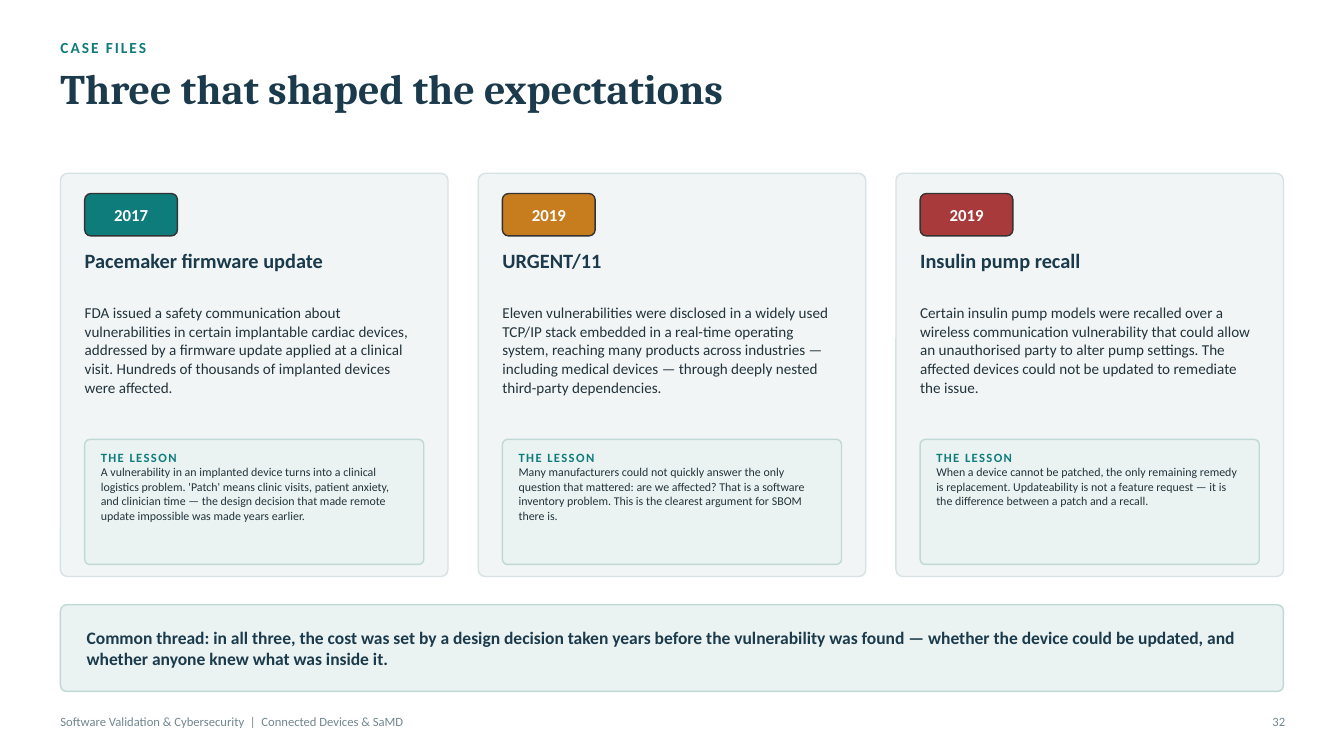
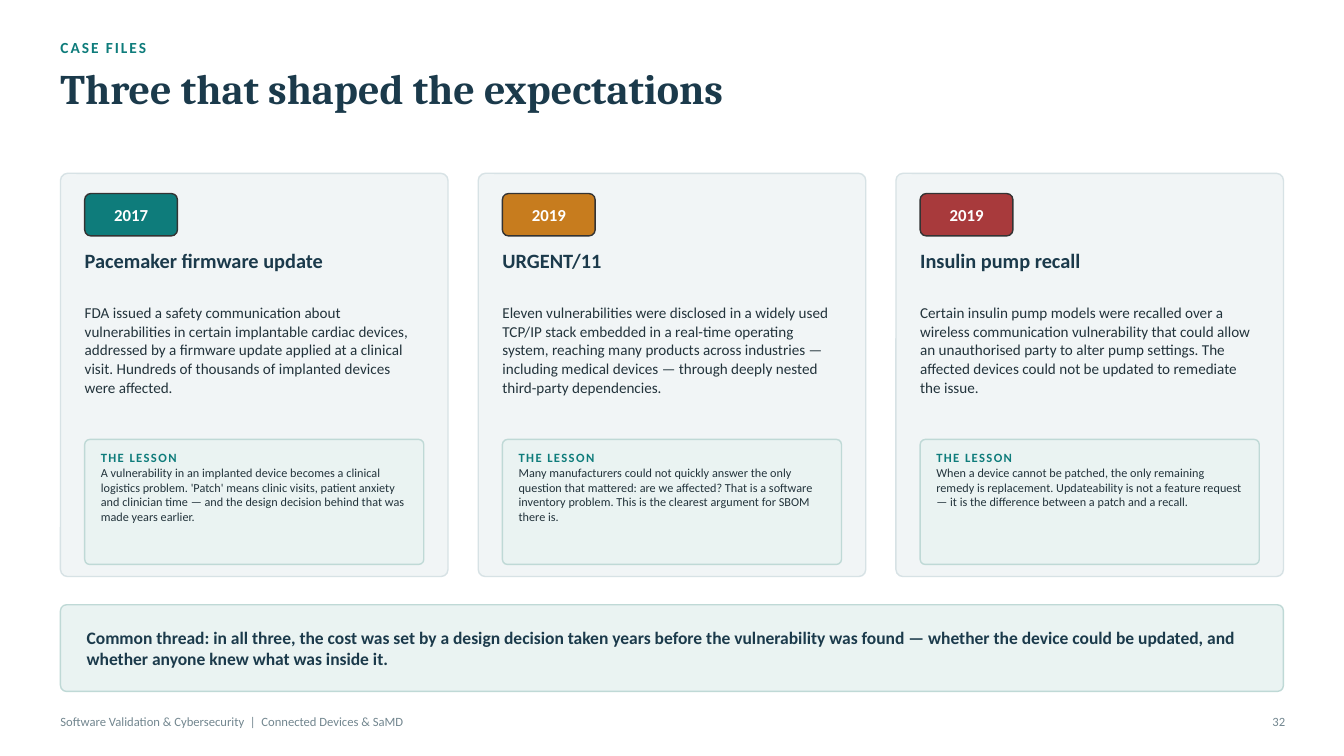
Before and after one commit to Jordantelder/my-website, a slide deck: slide 32 of seminars/software-validation-cybersecurity/Software_Validation_and_Cybersecurity_Seminar.pptx. Drawn at 1344x756 pixels with LibreOffice and Linux fonts; fonts in the diff are those of the drawing. Boxes give left, top, right and bottom in pixels: in the first picture for what was removed or moved away, otherwise in the second. Text is boxed around its words. In the diff, an @@ line names an element or a change of style, - is before the commit and + after.

```diff
--- a/seminars/software-validation-cybersecurity/Software_Validation_and_Cybersecurity_Seminar.pptx
+++ b/seminars/software-validation-cybersecurity/Software_Validation_and_Cybersecurity_Seminar.pptx
@@ text at [101,453,404,523]: text changed; size 8.5 to 8.7 pt @@
-THE LESSON
-A vulnerability in an implanted device turns into a clinical logistics problem. 'Patch' means clinic visits, patient anxiety, and clinician time — the design decision that made remote update impossible was made years earlier.
+THE LESSON
+A vulnerability in an implanted device becomes a clinical logistics problem. 'Patch' means clinic visits, patient anxiety and clinician time — and the design decision behind that was made years earlier.
@@ text "THE LESSON Many manufacturers could ..." at [519,453,812,521]: size 8.5 to 8.7 pt @@
@@ text "THE LESSON When a device ..." at [936,453,1241,508]: size 8.5 to 8.7 pt @@
```
Also in this commit, not shown: 11 other slides changed, 4 other files.
